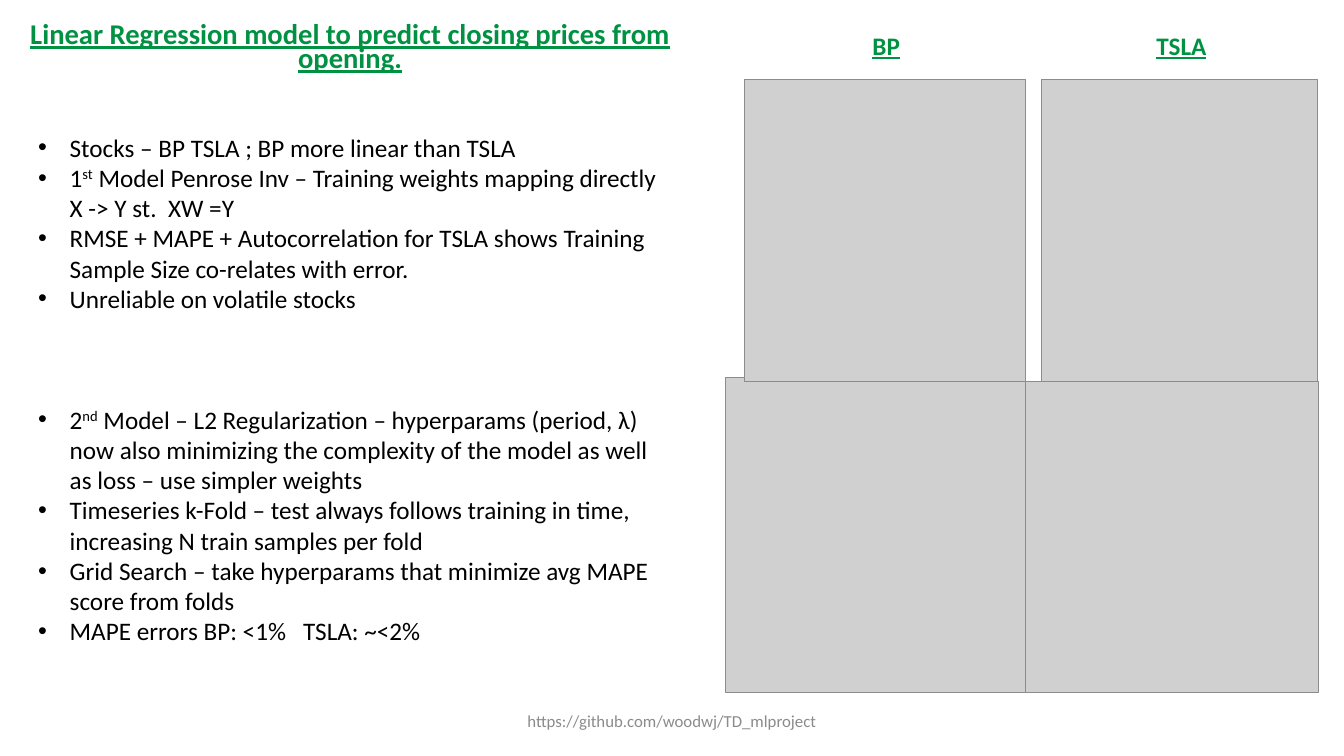
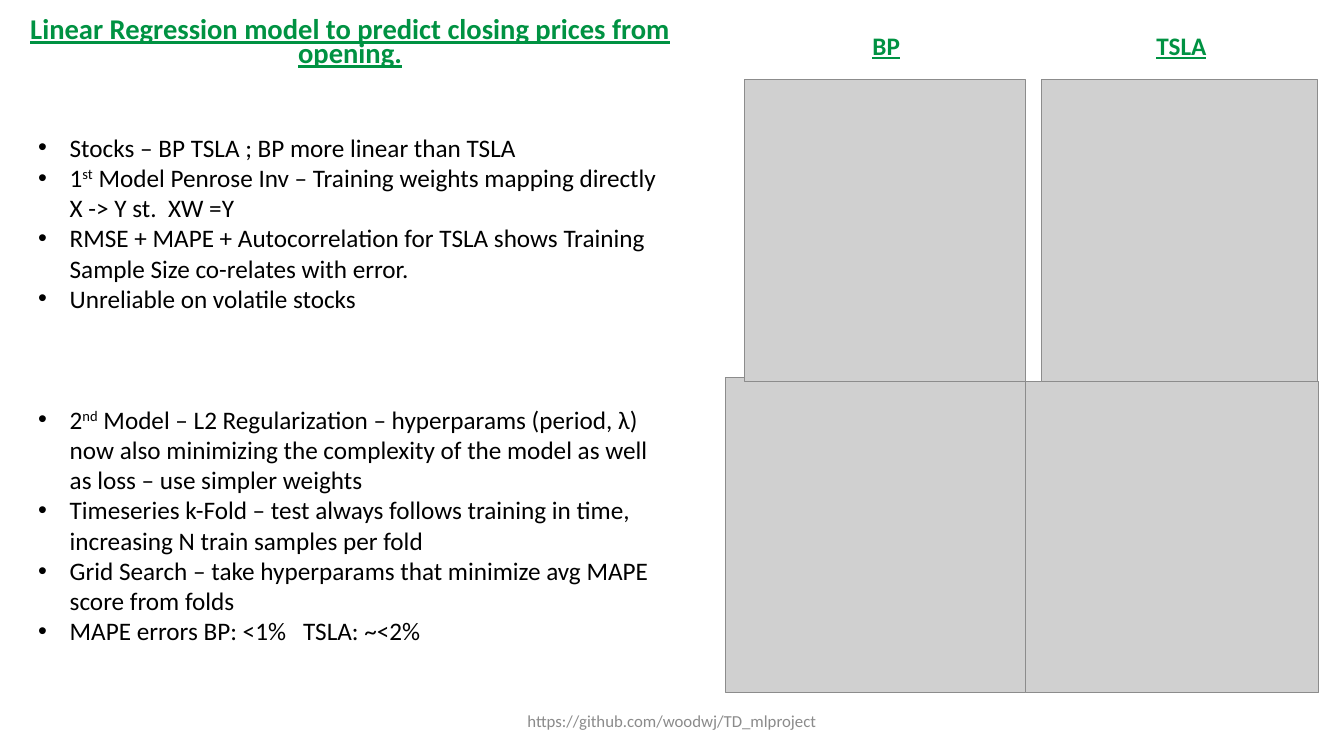
Before and after one commit to woodwj/TD_mlproject, a slide deck: slide 1 of SummarySlide.pptx. Drawn at 1344x756 pixels with LibreOffice and Linux fonts; fonts in the diff are those of the drawing; grey boxes stand for pictures. Boxes give left, top, right and bottom in pixels: in the first picture for what was removed or moved away, otherwise in the second. Text is boxed around its words. In the diff, an @@ line names an element or a change of style, - is before the commit and + after.

```diff
--- a/SummarySlide.pptx
+++ b/SummarySlide.pptx
@@ subtitle "Linear Regression model to predict ...": place and size @@
-subtitle "Linear Regression model to predict ..." at (30, 24, 669, 73)
+subtitle "Linear Regression model to predict ..." at (30, 19, 669, 68)
```
Also in this commit, not shown: 1 other file.
